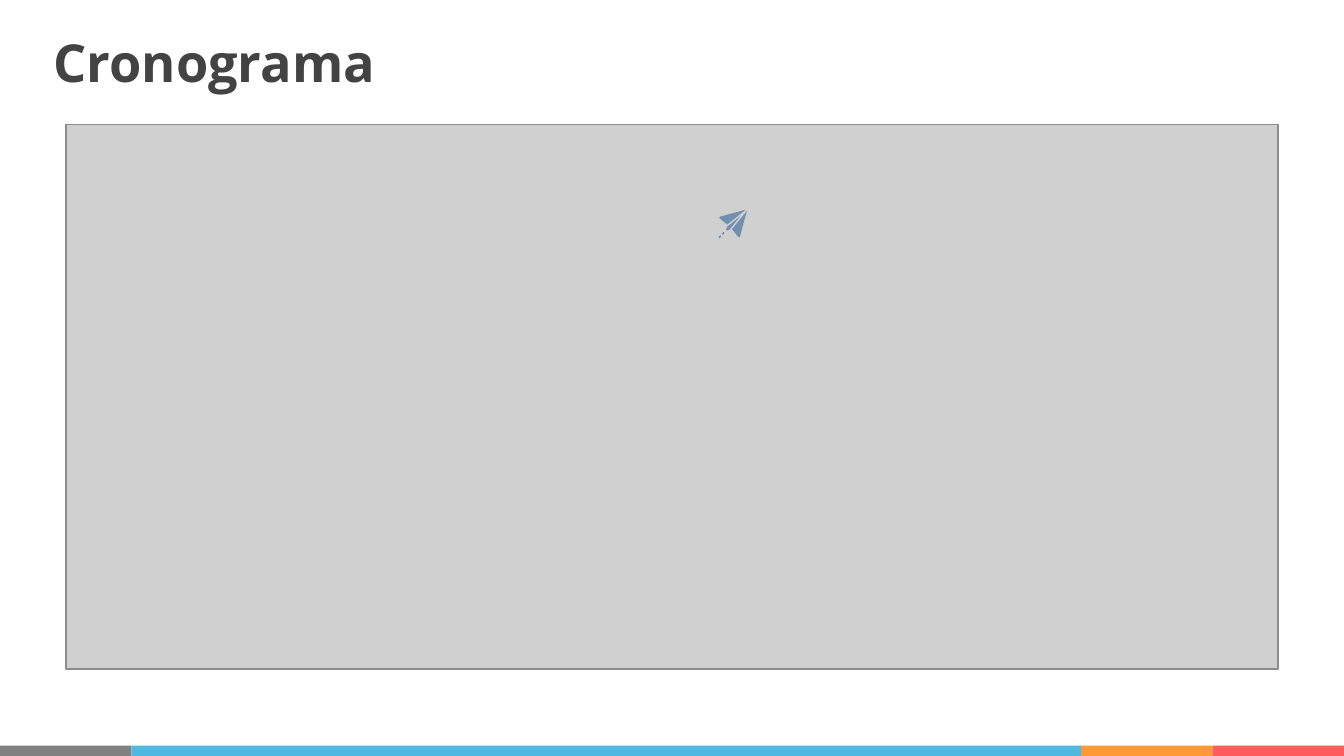
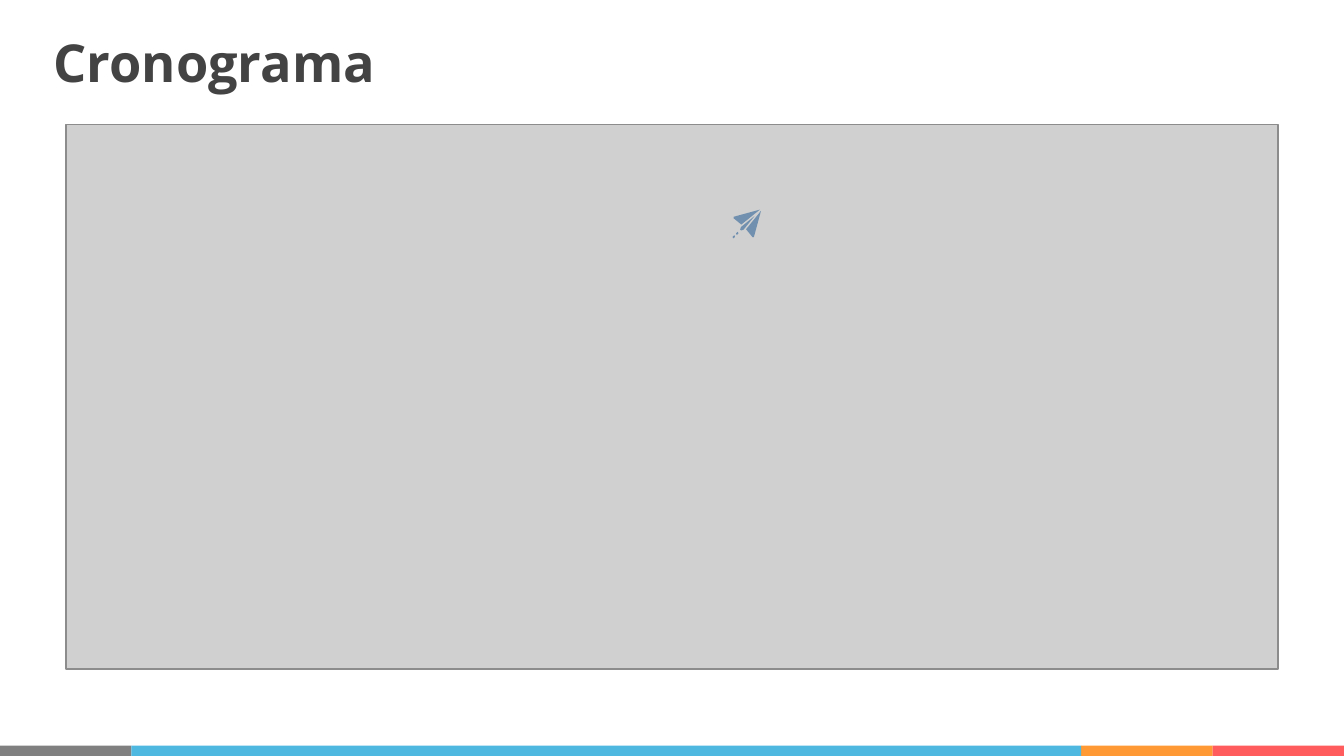
Before and after one commit to IISOS/Swell_2_Optimizacion_estrategias, a slide deck: slide 24 of Presentaciones/Swell - Optimización de estrategias - R5 (19-03-2021).pptx (slide 25 before the commit). Drawn at 1344x756 pixels with LibreOffice and Linux fonts; fonts in the diff are those of the drawing; grey boxes stand for pictures. Boxes give left, top, right and bottom in pixels: in the first picture for what was removed or moved away, otherwise in the second. Text is boxed around its words. In the diff, an @@ line names an element or a change of style, - is before the commit and + after.

```diff
--- a/Presentaciones/Swell - Optimización de estrategias - R5 (19-03-2021).pptx
+++ b/Presentaciones/Swell - Optimización de estrategias - R5 (19-03-2021).pptx
@@ 5 freeform shapes: place and size @@
-5 freeform shapes at (718,210,747,238)
+5 freeform shapes at (732,210,761,238)
```
Also in this commit, not shown: 9 other slides changed, 8 slides added, 9 slides removed.
